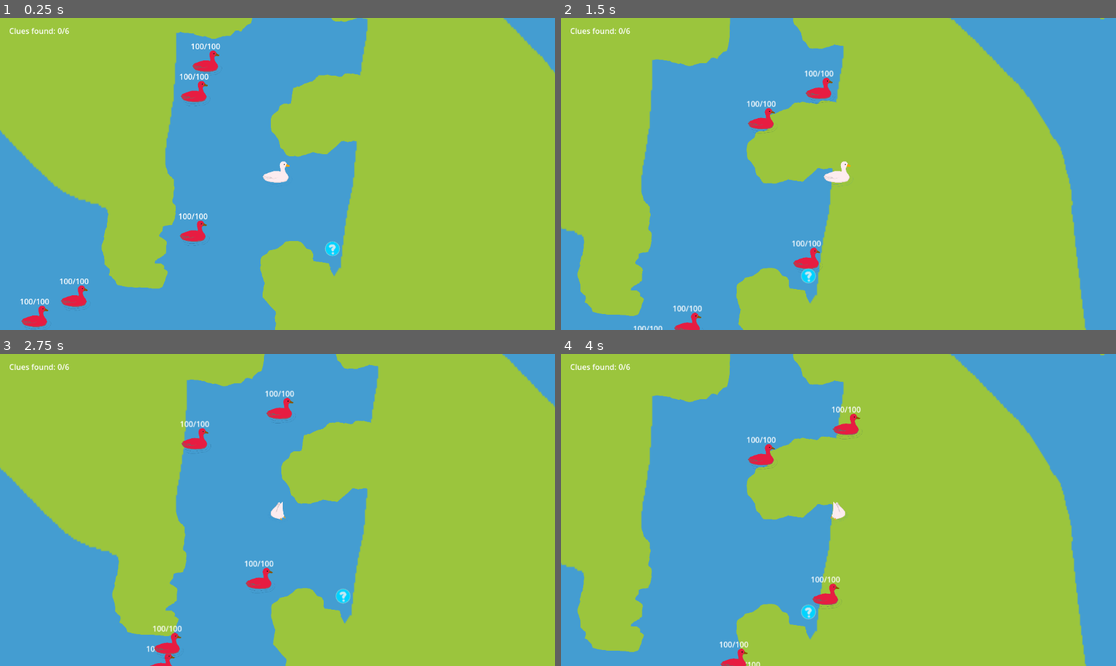
Above: before the commit, frames 1-4 (two rows, left to right).
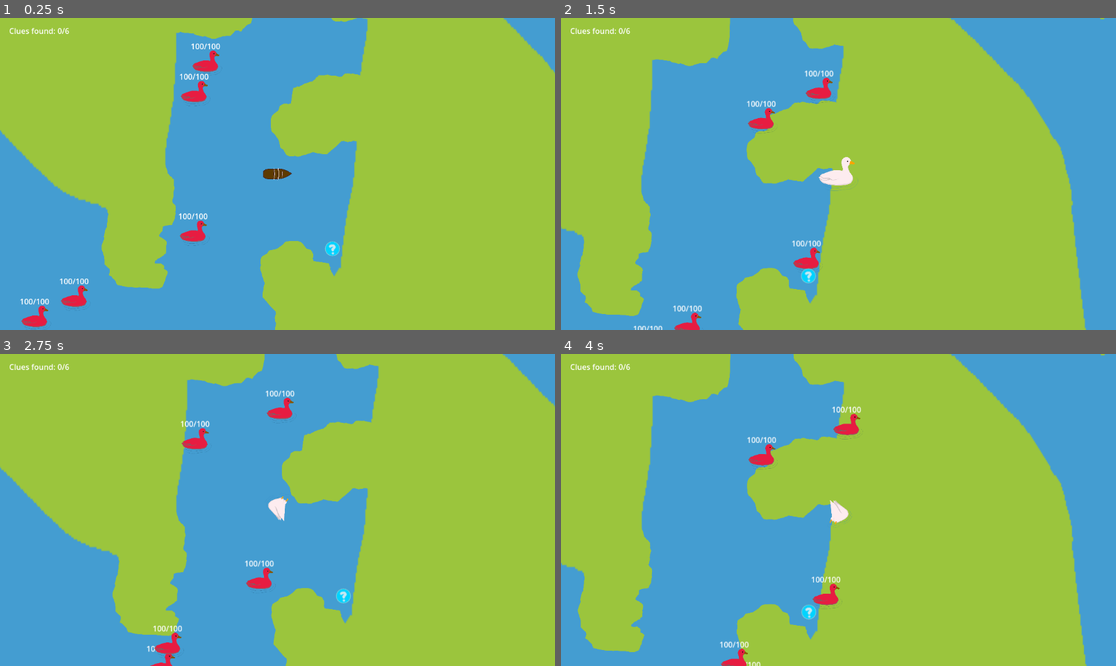
Above: after the commit, the same moments.

Repository: screenpotato/WAVES-next-hit
Game: Godot game, scene res://src/main.tscn
The game is run twice, just before and just after one commit, with the same random seed, the same clock (stepped at 60 frames per second) and the same inputs.
Inputs:
- Up to frame 1 (0.25 s): no input
- Up to frame 2 (1.5 s): tap Enter (ui_accept) at 0.5, 0.77 s; hold E (explore) 0.53-1.28 s; hold Right (ui_right) from 0.53 s (still down); tap E (explore) at 1.35 s
- Up to frame 3 (2.75 s): tap Enter (ui_accept) at 1.52 s; release Right (ui_right) at 2.03 s; hold Left (ui_left) from 2.03 s (still down); hold E (explore) from 2.03 s (still down)
- Up to frame 4 (4 s): release Left (ui_left) at 2.78 s; release E (explore) at 2.78 s; hold Right (ui_right) from 2.78 s (still down); tap E (explore) at 2.85 s; tap Enter (ui_accept) at 3.02, 3.77 s; hold E (explore) from 3.53 s (still down)

The runs differ from the first frame. In frame 1, 0.2% of the frame differs, in the area x 47-53%, y 45-53%; in frame 2, 0.2%; in frame 3, 0.9%; in frame 4, 1.1%, in the area x 0-98%, y 0-100%.

Commit message:
replace player sprite with ship and adjust movement to make some sense for a ship

Diff:
--- a/src/player.gd
+++ b/src/player.gd
@@ -22,8 +22,7 @@
 
 
 func _physics_process(delta: float) -> void:
-	# TODO: all of this needs work to make it more like underwater diving
-	# and less like a regular platformer with jumping etc
+	# TODO: all of this needs work to make it more like a ship on an ocean...
 	if not is_on_floor():
 		velocity += get_gravity() * delta
 
@@ -31,6 +30,7 @@
 		velocity.y = JUMP_VELOCITY
 
 	# TODO: see above, needs work
+	# make movement less floaty? or more floaty?
 	var direction_lr := Input.get_axis("ui_left", "ui_right")
 	var direction_ud := Input.get_axis("ui_up", "ui_down")
 	if direction_lr:
@@ -45,7 +45,21 @@
 	# TODO: prevent movement while diving?
 	move_and_slide()
 
-	if direction_lr < 0:
-		sprite.flip_h = true
-	elif direction_lr > 0:
-		sprite.flip_h = false
+	# no longer needed
+	#if direction_lr < 0:
+		#sprite.flip_h = true
+	#elif direction_lr > 0:
+		#sprite.flip_h = false
+
+	# TODO: make rotation smoother
+	look_at(self.global_position + velocity)
+
+
+func attack() -> void:
+	pass
+	# TODO: implement player attack mode
+
+
+func die() -> void:
+	pass
+	# TODO: implement! what should happen if player dies?
--- a/src/player.tscn
+++ b/src/player.tscn
@@ -1,7 +1,7 @@
 [gd_scene load_steps=4 format=3 uid="uid://b6dqr4jj5ysof"]
 
 [ext_resource type="Script" uid="uid://cu48iy211p3h7" path="res://src/player.gd" id="1_gmfve"]
-[ext_resource type="Texture2D" uid="uid://docveo46t35oa" path="res://art/goose.png" id="2_gmfve"]
+[ext_resource type="Texture2D" uid="uid://bif4dawptegr" path="res://art/ship.png" id="2_gmfve"]
 
 [sub_resource type="CapsuleShape2D" id="CapsuleShape2D_gmfve"]
 
@@ -10,7 +10,7 @@
 script = ExtResource("1_gmfve")
 
 [node name="Sprite2D" type="Sprite2D" parent="."]
-scale = Vector2(0.15, 0.15)
+scale = Vector2(0.2, 0.2)
 texture = ExtResource("2_gmfve")
 
 [node name="CollisionShape2D" type="CollisionShape2D" parent="."]
Binary file added: art/ship.png
Not shown, added: art/ship.png.import
